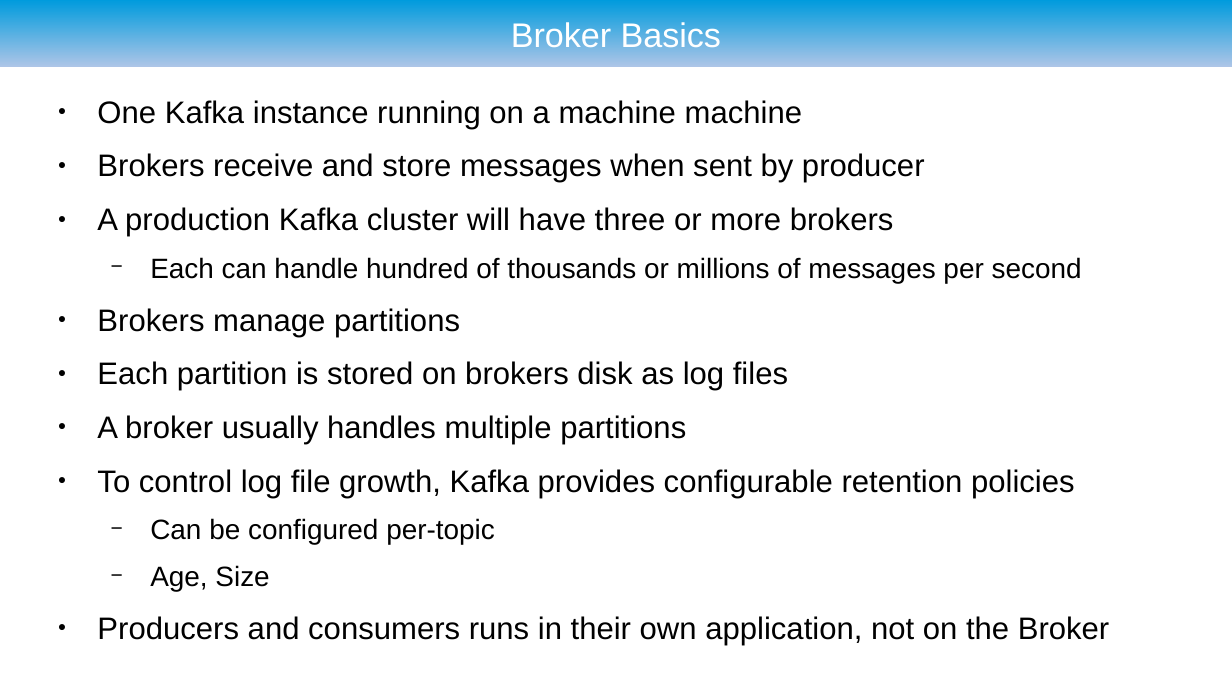
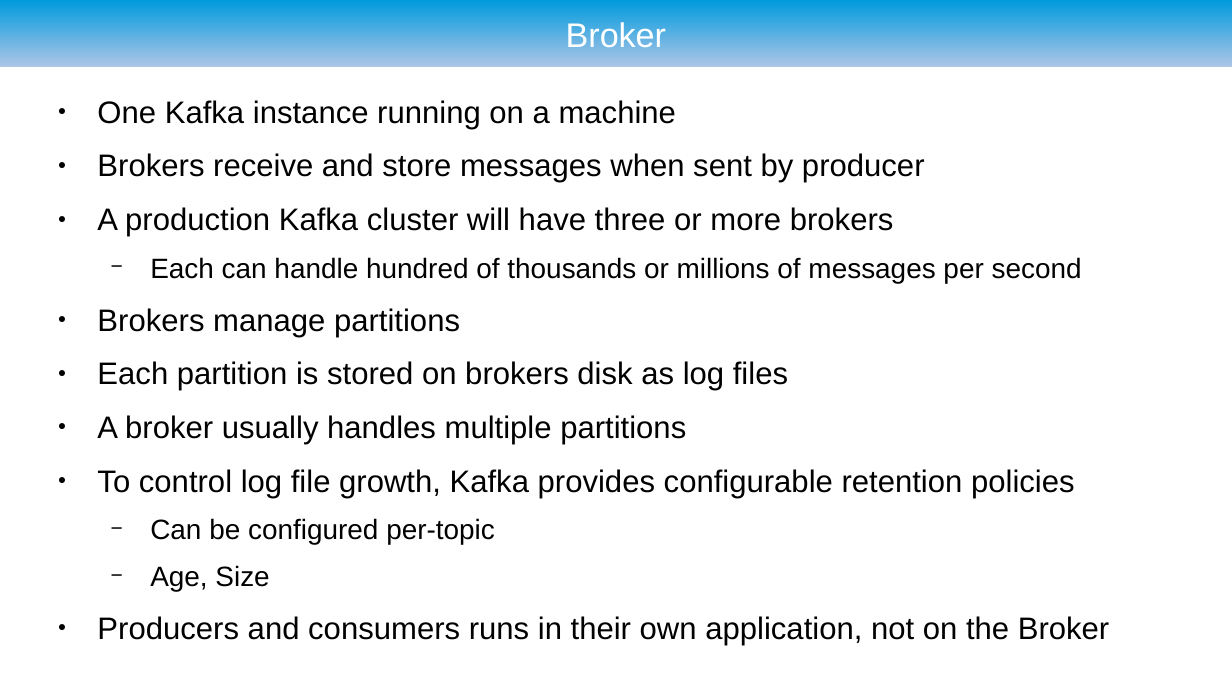
Before and after one commit to ryzlab/kafka-kompetensdag, a slide deck: slide 21 of doc/presentation-umejug.odp (slide 11 before the commit). Drawn at 1232x693 pixels with LibreOffice and Linux fonts; fonts in the diff are those of the drawing; background and template pictures are left out. Boxes give left, top, right and bottom in pixels: in the first picture for what was removed or moved away, otherwise in the second. Text is boxed around its words. In the diff, an @@ line names an element or a change of style, - is before the commit and + after.

```diff
--- a/doc/presentation-umejug.odp
+++ b/doc/presentation-umejug.odp
@@ title at bbox=[566, 19, 666, 48]: text changed @@
-Broker Basics
+Broker
@@ text at bbox=[97, 100, 676, 129]: text changed @@
-● One Kafka instance running on a machine machine
+● One Kafka instance running on a machine
```
Also in this commit, not shown: 21 other slides changed, 3 slides added, 1 slide removed, 3 other files.
